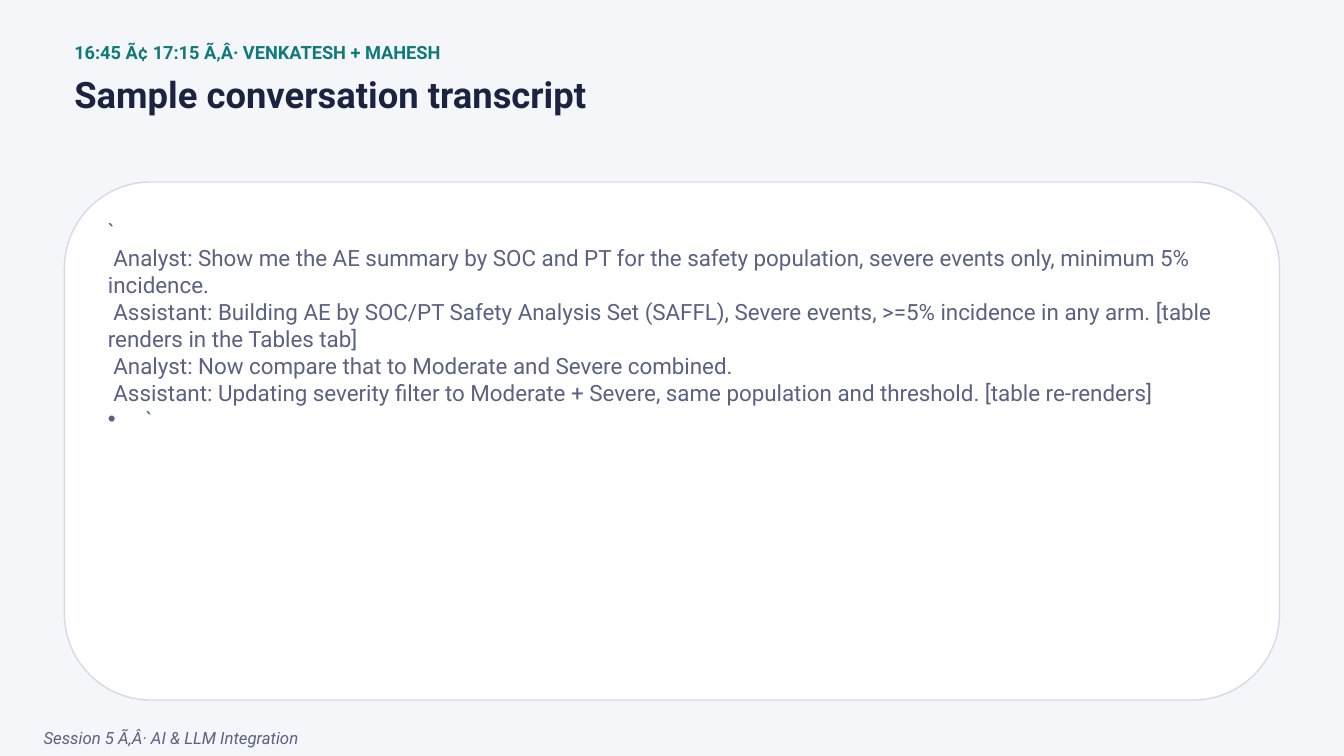
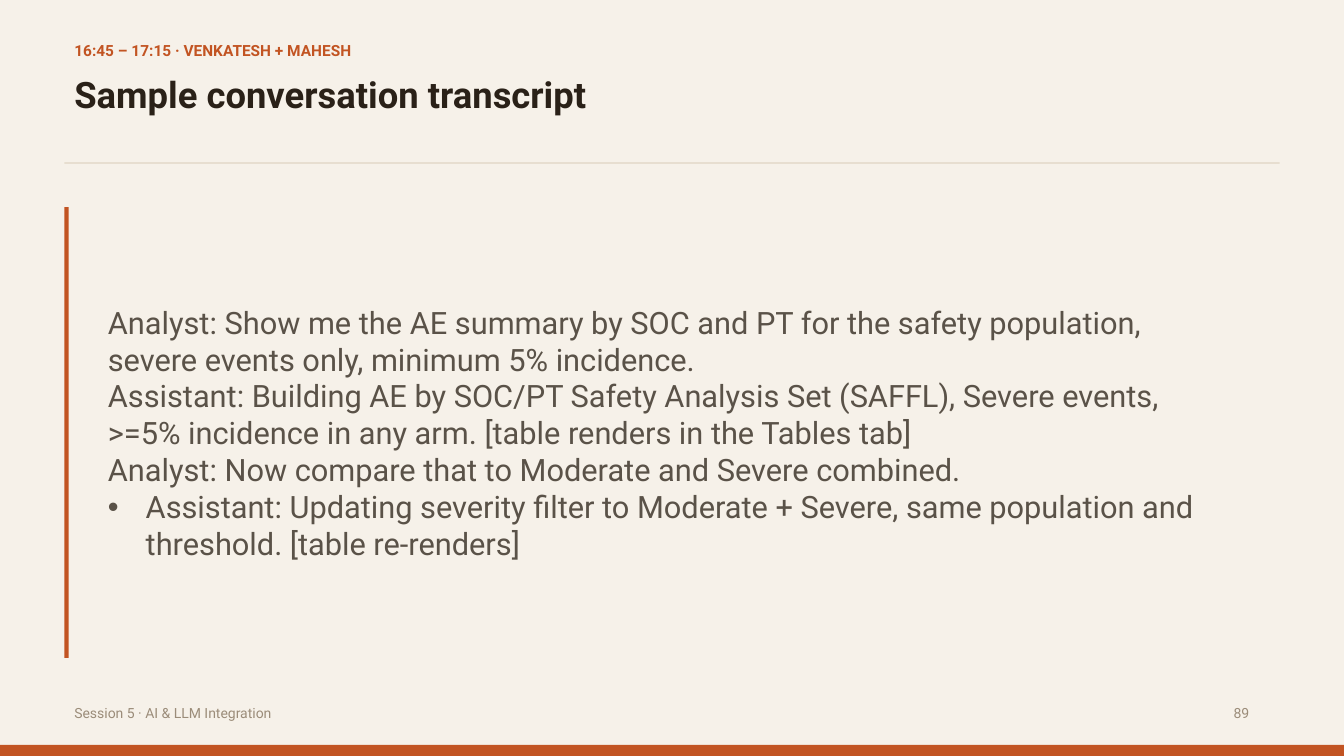
Before and after one commit to itsmdivakaran/IASCT-RShiny-Workshop, a slide deck: slide 88 of IASCT_Shiny_Workshop.pptx (slide 89 before the commit). Drawn at 1344x756 pixels with LibreOffice and Linux fonts; fonts in the diff are those of the drawing. Boxes give left, top, right and bottom in pixels: in the first picture for what was removed or moved away, otherwise in the second. Text is boxed around its words. In the diff, an @@ line names an element or a change of style, - is before the commit and + after.

```diff
--- a/IASCT_Shiny_Workshop.pptx
+++ b/IASCT_Shiny_Workshop.pptx
@@ background #F5F6FA to #F6F1E9 @@
@@ text at [74,45,351,56]: text changed; size 13 to 11 pt; text colour #0F7A7A to #C25422 @@
-16:45 Ã¢ 17:15 Ã‚Â· VENKATESH + MAHESH
+16:45 – 17:15 · VENKATESH + MAHESH
@@ text "Sample conversation transcript" at [74,80,586,116]: text colour #1B2340 to #2A2118 @@
@@ rectangle added at [65,162,1280,163], fill #E0D5C3 @@
@@ rounded rectangle removed at [65,182,1280,701] @@
@@ rectangle added at [65,208,69,658], fill #C25422 @@
@@ text "Analyst: Show me the AE ..." at [108,310,1193,560]: vertical alignment top to middle @@
@@ text at [108,310,1193,560]: text changed; size 16 to 22 pt; text colour #5B6182 to #5A5248 @@
-• `
-  Analyst: Show me the AE summary by SOC and PT for the safety population, severe events only, minimum 5% incidence.
-  Assistant: Building AE by SOC/PT Safety Analysis Set (SAFFL), Severe events, >=5% incidence in any arm. [table renders in the Tables tab]
-  Analyst: Now compare that to Moderate and Severe combined.
-  Assistant: Updating severity filter to Moderate + Severe, same population and threshold. [table re-renders]
-  `
+• Analyst: Show me the AE summary by SOC and PT for the safety population, severe events only, minimum 5% incidence.
+  Assistant: Building AE by SOC/PT Safety Analysis Set (SAFFL), Severe events, >=5% incidence in any arm. [table renders in the Tables tab]
+  Analyst: Now compare that to Moderate and Severe combined.
+  Assistant: Updating severity filter to Moderate + Severe, same population and threshold. [table re-renders]
@@ text at [74,708,271,721]: text changed; size 12 to 10 pt; text colour #5B6182 to #9B8C79; italic off @@
-Session 5 Ã‚Â· AI & LLM Integration
+Session 5 · AI & LLM Integration
@@ text added at [1234,708,1250,718], 10 pt, text #9B8C79 @@
+89
@@ rectangle added at [0,745,1344,756], fill #C25422 @@
```
Also in this commit, not shown: 105 other slides changed, 2 slides removed.
